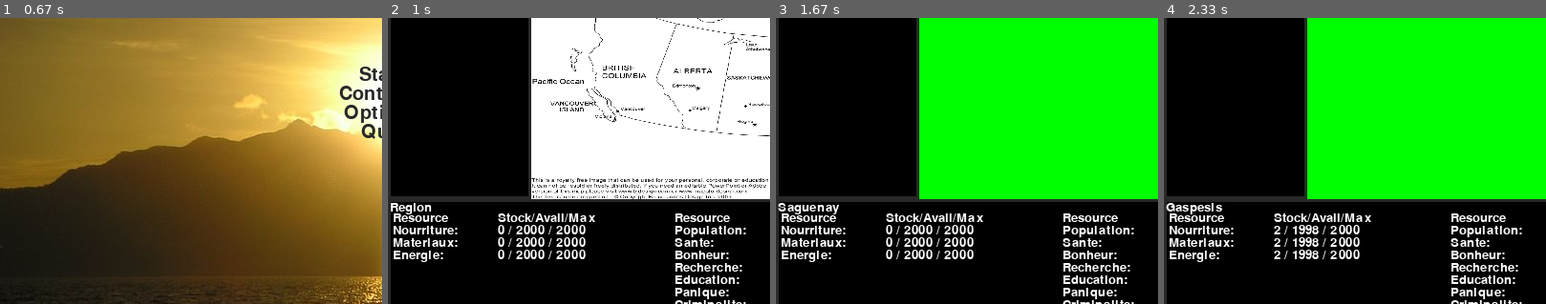
Above: before the commit, frames 1-4 (left to right).
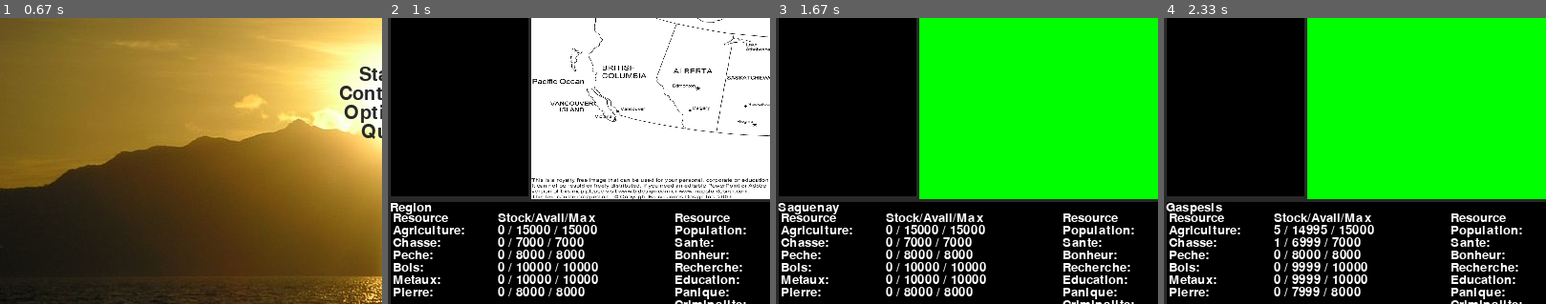
Above: after the commit, the same moments.

Repository: JeanGuilmette/NouvelleAube
Game: pygame game, started from src/Start.py
The game is run twice, just before and just after one commit, with the same random seed, the same clock (stepped at 60 frames per second) and the same inputs.
Inputs (mouse positions are % of the whole screen's width and height, from its top left):
- Up to frame 1 (0.67 s): click (50, 50) at 0.4 s
- Up to frame 2 (1 s): click "Start" at 0.73 s
- Up to frame 3 (1.67 s): click (6, 6) at 1.07 s; click "Building" at 1.38 s
- Up to frame 4 (2.33 s): click (5, 8) at 1.72 s
The pictures show only the part of the screen within x 0-50%, y 35-85%; the shares and areas given below are measured in that part.

Frame 1 is identical in both runs. In frame 2, 4.1% of the frame differs, in the area x 1-55%, y 72-98%; in frame 3, 4.1%; in frame 4, 4.2%.

Commit message:
Rework relation between zone/building/ressource

Diff:
--- a/src/Building.py
+++ b/src/Building.py
@@ -1,10 +1,10 @@
 __author__ = 'SJS'
 
 buildingDef = dict( \
-    Farm = dict(imgName = "farm.jpg", workerMax = 10, secteur = "primaire", space = 4, buildcost = dict(argent = 1000, bois = 345, metaux = 6), buildTime = 5, entretient = 0.1, prerequis = "" ),
-    Mines  =  dict(imgName = "mine.jpg", workerMax = 100, secteur = "primaire", space = 2, buildcost = dict(argent = 1000, bois = 345, metaux = 6), buildTime = 5, entretient = 0.1, prerequis = "" ),
-    Moulin = dict(imgName = "moulin.jpg", workerMax = 100, secteur = "secondaire", space = 1, buildcost = dict(argent = 1000, bois = 345, metaux = 6), buildTime = 5, entretient = 0.1, prerequis = "" ),
-    Boulangerie = dict(imgName = "boulangerie.jpg", workerMax = 100, secteur = "tertiaire", space = 1, buildcost = dict(argent = 1000, bois = 345, metaux = 6), buildTime = 5, entretient = 0.1, prerequis = "" )
+    Farm = dict(imgName = "farm.jpg", workerMax = 10, secteur = "primaire", space = 4, buildcost = dict( bois = 345, metaux = 6), buildTime = 5, entretient = 0.1, prerequis = "" ),
+    Mines  =  dict(imgName = "mine.jpg", workerMax = 100, secteur = "primaire", space = 2, buildcost = dict( bois = 345, metaux = 6), buildTime = 5, entretient = 0.1, prerequis = "" ),
+    Moulin = dict(imgName = "moulin.jpg", workerMax = 100, secteur = "secondaire", space = 1, buildcost = dict( bois = 345, metaux = 6), buildTime = 5, entretient = 0.1, prerequis = "" ),
+    Boulangerie = dict(imgName = "boulangerie.jpg", workerMax = 100, secteur = "tertiaire", space = 1, buildcost = dict( bois = 345, metaux = 6), buildTime = 5, entretient = 0.1, prerequis = "" )
     )
 
 
@@ -25,7 +25,7 @@
         self.waterAvailable = 0                         # Acces to water to oparate the building
         self.accessToRoad = 0                           # Acces to transportation network
         self.Communication = 0                          # Access to internet, radio, TV, onde courte
-
+        self.bonusproduction = 0.1 * self.worker        # Bonus ajoute au a la production de batiments du secteur.
 
     def ComputeProductivity(self):
         pass
--- a/src/EnjeuxSurvie.py
+++ b/src/EnjeuxSurvie.py
@@ -12,7 +12,7 @@
 import yaml
 
 from defines import COLORS, FPS
-from zone import ZoneModifier
+from zone import ZoneModifier, Secteur
 
 
 class EnjeuxSurvie:
@@ -108,7 +108,7 @@
             zoneMod.prodScience = 1
             for zone in self.island.secteur:
                 for res in zone[1].resources.values():
-                    res.HourlyAdjustment(zoneMod)
+                    res.HourlyAdjustment(zoneMod, zone[1])
                     res.DailyAdjustment()
             self.counter = 0
         else:
--- a/src/ZoneStatusDisplay.py
+++ b/src/ZoneStatusDisplay.py
@@ -28,8 +28,8 @@
         self.items = []
 
         # Each column have 150 pixel so 5 column of 9 row.
-        self.labelCol1 = ("Nourriture", "Materiaux", "Energie")
-        #self.labelCol1 = ("Agriculture", "Chasse", "Peche", "BoisCom", "BoisRare", "MetauxCom", "MetauxRare", "PierreCom", "PierreRare", "Petrole")
+        #self.labelCol1 = ("Nourriture", "Materiaux", "Energie")
+        self.labelCol1 = ("Agriculture", "Chasse", "Peche", "Bois", "Metaux", "Pierre")
         #self.labelCol2 = ("Petrole", "Eau")
         self.labelCol3 = ("Population", "Sante", "Bonheur", "Recherche", "Education", "Panique", "Criminalite", "Influence", "Pollution", "Tresors", "Production")
         #self.labelCol4 = ("Tresors", "Production")
--- a/src/resources.py
+++ b/src/resources.py
@@ -1,27 +1,31 @@
+import EnjeuxSurvie
+import zone
+#from zone import ZoneModifier
 __author__ = 'SJS'
 
 resourceDef = dict( \
     Agriculture = dict(unitMax = 15000, delay = 31, ratio = 100, rate = 10),
     Chasse  = dict(unitMax = 7000, delay = 91, ratio = 100, rate = 20),
-    Peche  = dict(unitMax = 8000, delay = 91, ratio = 100, rate = 30),
-    BoisCom  = dict(unitMax = 10000, delay = 365, ratio = 100, rate = 40),
-    BoisRare = dict(unitMax = 5000, delay = 730, ratio = 100, rate = 40),
-    MetauxCom  = dict(unitMax = 10000, delay = -10000, ratio = 100, rate = 0),
-    MetauxRare  = dict(unitMax = 3000, delay = -31000, ratio = 100, rate = 0),
-    PierreCom  = dict(unitMax = 8000, delay = -31000, ratio = 100, rate = 0),
-    PierreRare  = dict(unitMax = 1000, delay = -310000, ratio = 100, rate = 0),
-    Petrole  = dict(unitMax = 2000, delay = -310000, ratio = 100, rate = 0),
-    Nourriture  = dict(unitMax = 2000, delay = -310000, ratio = 100, rate = 0),
-    Materiaux  = dict(unitMax = 2000, delay = -310000, ratio = 100, rate = 0),
-    Energie  = dict(unitMax = 2000, delay = -310000, ratio = 100, rate = 0),
+    Peche  = dict(unitMax = 8000, delay = 91, ratio = 100, rate = 30), # il faut garder les trois sortes de source de nourriture pour la partie <<des choix pour une gestion durable>> du jeu, meme chose pour les trois sortes de mat/riaux qui tant qu'a eux ne devrait pas etre integre en une seule ressorce, ''materiax''.
+    Bois  = dict(unitMax = 10000, delay = 365, ratio = 100, rate = 40),
+    Metaux  = dict(unitMax = 10000, delay = -10000, ratio = 100, rate = 0),
+    Pierre  = dict(unitMax = 8000, delay = -31000, ratio = 100, rate = 0),
+    Nourriture  = dict(unitMax = 2000, delay = -310000, ratio = 100, rate = 0), #nourriture prepare pour etre mangeable pour la population (ransforme)
+    Materiaux  = dict(unitMax = 2000, delay = -310000, ratio = 100, rate = 0), #il va vraiment falloir utuliser les ressouces decrite plus haut, sinon perte de l'ampleur des catastrophes
+    Energie  = dict(unitMax = 2000, delay = -310000, ratio = 100, rate = 0), #il n<y a pas vraiment de maximun d'energie prodit. Devrait etre ailleurs, avec l'argent
     TestResA  = dict(unitMax = 1000, delay = 31, ratio = 100, rate = 1),  # Should not be modified, used to valid internal mechanic of the game
     TestResB  = dict(unitMax = 5000, delay = 31, ratio = 100, rate = 10)  # Should not be modified, used to valid internal mechanic of the game
     )
 
 terrainType = dict( \
-    Plaine = dict(agriculture = 5.0, boisCom = 0.75, boisRare = 0.5)
+    Plaine = dict(Agriculture = 5.0, Chasse  = 1.0, Peche  =  0, Bois = 0.75, Metaux = 0.25 , Pierre = 0.35 ),
+    Foret = dict(Agriculture = 0.75, Chasse  = 2.0, Peche  =  0, Bois = 4.0, Metaux = 0.1 , Pierre = 0.1  ),
+    Collines = dict(Agriculture = 0.5, Chasse  = 0.75, Peche  =  0, Bois = 0.5, Metaux = 4.0 , Pierre = 5.0 ),
+    Volcan = dict(Agriculture = 0, Chasse  = 0.1, Peche  =  0, Bois = 0.1, Metaux = 5.0 , Pierre = 5.0 ),
+    Marecage = dict(Agriculture = 0.4, Chasse  = 1.0, Peche  =  1.0, Bois = 0.5, Metaux = 0.1 , Pierre = 0.1 ),
+    EauxDouces = dict(Agriculture = 0, Chasse  = 0, Peche  =  6.0, Bois = 0, Metaux = 0 , Pierre = 0 ),
+    EauxSalees = dict(Agriculture = 0, Chasse  = 0, Peche  =  8.0, Bois = 0 , Metaux = 0 , Pierre = 0 )
     )
-
 
 # # This class identify resource type available and define its behavior in the game
 class Resource():
@@ -35,9 +39,15 @@
         self.regenDay = 0
         self.regenRate = resourceDef[name]["rate"]
         self.regenRatio = resourceDef[name]["ratio"]
+        self.prodScience = 0.50
+        self.prodBuilding = 0.5
 
-    def HourlyAdjustment(self, zoneMod):
-        prod = (zoneMod.prodScience + zoneMod.prodBuilding) * (1 - zoneMod.panique)
+    def AdjustProduction(self, building, science):
+        self.prodBuilding += building
+        self.prodScience += science
+
+    def HourlyAdjustment(self, zoneMod, Secteur):
+        prod = ((self.prodScience + self.prodBuilding) * Secteur.TypeTerrain[self.name]) * (1 - zoneMod.panique)
         self.stock += prod
         self.current -= prod
 
@@ -48,11 +58,9 @@
             self.current = self.current if(self.current <= self.max) else self.max
             self.regenDay = 0
 
-
     def Unserialize(self, resDict):
             self.stock = resDict['Stock']
             self.current = resDict['Current']
-
 
     def Serialize(self):
         data = dict(
--- a/src/zone.py
+++ b/src/zone.py
@@ -38,12 +38,12 @@
 
     # Create new game with inital value
     def create(self):
-        resList = ("Nourriture", "Materiaux", "Energie")
-        zone = Secteur("Region", resList)
+        resList = ("Agriculture", "Chasse", "Peche", "Bois", "Metaux", "Pierre")
+        zone = Secteur("Region","Foret", resList)
         self.secteur.append(["Region", zone])
-        zone = Secteur("Saguenay", resList)
+        zone = Secteur("Saguenay", "Foret", resList)
         self.secteur.append(["Saguenay", zone])
-        zone = Secteur("Gaspesis", resList)
+        zone = Secteur("Gaspesis", "Plaine", resList)
         self.secteur.append(["Gaspesis", zone])
         self.activeZone = self.secteur[0]
 
@@ -62,13 +62,14 @@
     __size = ""
     __espace_entreposage = ""
 
-    def __init__(self, name, resList):
+    def __init__(self, name, terrain, resList):
         self.name = name               # Name of the zone
         self.spaceMax = 50             # Maximum available space on the zone
         self.currentSpace = 0          # Currently used space of the zone
         self.resources = dict()        # Available resource in the zone
         self.batiments = dict()        # List of building in the zone
         self.__population = Population.Population(100000, 5)
+        self.TypeTerrain = resources.terrainType[terrain]
 
         self.ConstructResourcesList(resList)
 
